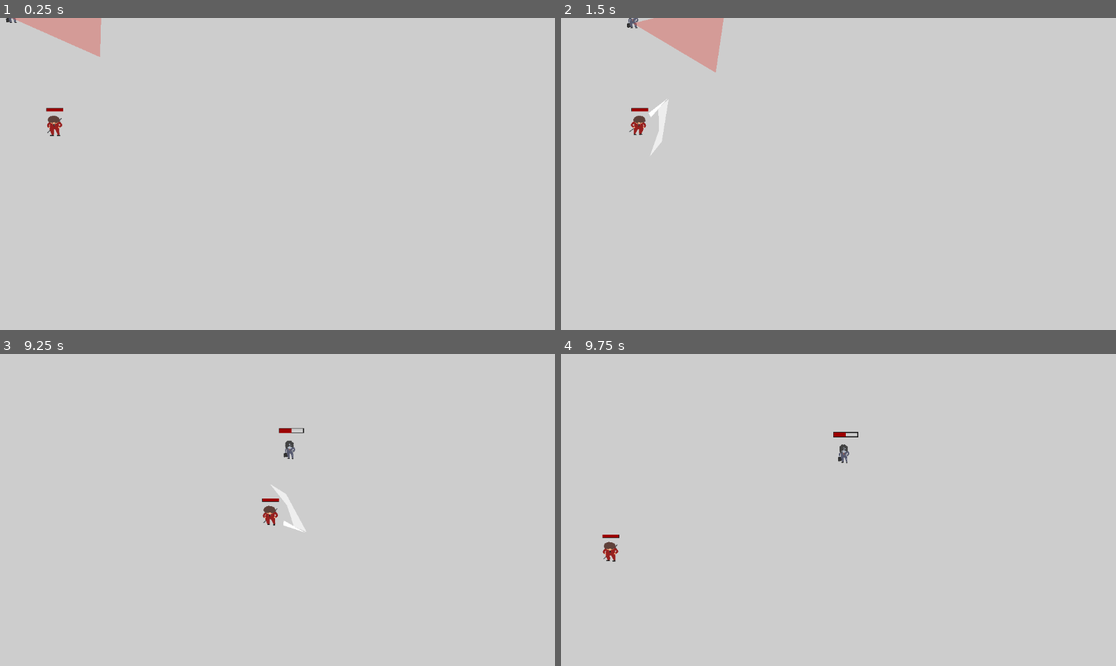
Above: before the commit, frames 1-4 (two rows, left to right).
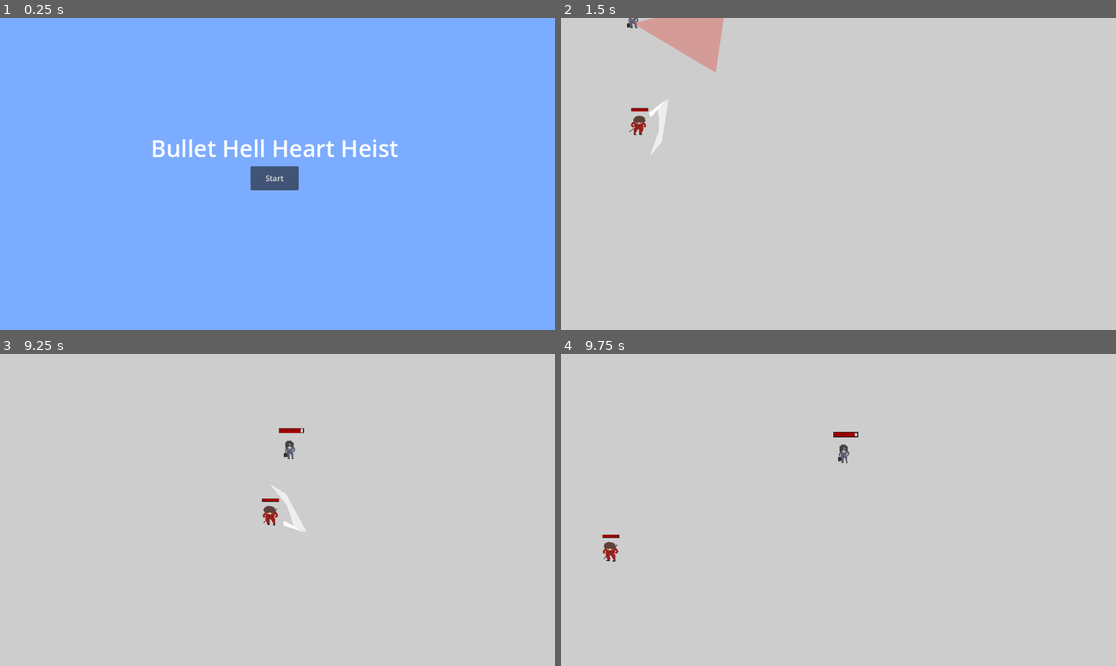
Above: after the commit, the same moments.

Repository: JoelDonnelly/MiniJam
Game: Godot game, scene res://Main.tscn
Same seed, same stepped clock (60 frames per second), same inputs: the game is played once before the commit and once after it.
Inputs (mouse positions are in pixels of both pictures, inside the frame that each line leads up to):
- Up to frame 1 (0.25 s): no input
- Up to frame 2 (1.5 s): click (832, 177) at 0.5 s, where only the run after the commit has a clickable "Start"; move the mouse to (960, 158) at 1.27 s; hold D (move_right) from 1.28 s (still down); click (960, 158) at 1.35 s
- Up to frame 3 (9.25 s): move the mouse to (166, 525) at 2.02 s; release D (move_right) at 2.03 s; hold S (move_down) 2.03-2.78 s; tap Space (ability_dash) every 1.5 s from 2.1 to 8.1 s; move the mouse to (333, 441) at 2.77 s; hold D (move_right) 2.78-3.53 s; click (333, 441) at 2.85 s; move the mouse to (249, 572) at 3.52 s; hold W (move_up) 3.53-4.28 s; move the mouse to (444, 556) at 4.27 s; hold A (move_left) 4.28-5.78 s; click (444, 556) at 4.35 s; move the mouse to (111, 463) at 5.02 s; move the mouse to (305, 510) at 5.77 s; hold S (move_down) 5.78-6.53 s; click (305, 510) at 5.85 s; move the mouse to (194, 432) at 6.52 s; hold D (move_right) 6.53-7.28 s; move the mouse to (399, 494) at 7.27 s; hold W (move_up) 7.28-8.03 s; click (399, 494) at 7.35 s; move the mouse to (166, 525) at 8.02 s; hold D (move_right) 8.03-8.78 s; move the mouse to (333, 441) at 8.77 s; hold S (move_down) from 8.78 s (still down); click (333, 441) at 8.85 s
- Up to frame 4 (9.75 s): move the mouse to (810, 572) at 9.52 s; release S (move_down) at 9.53 s; hold A (move_left) from 9.53 s (still down); tap Space (ability_dash) at 9.6 s

The runs differ from the first frame. In frame 1, 100% of the frame differs, in the area x 0-100%, y 0-100%; in frame 2, nothing differs; in frame 3, less than 0.1%; in frame 4, less than 0.1%.

Commit message:
working in main is bad

Diff:
--- a/Enemy/Enemy_base.tscn
+++ b/Enemy/Enemy_base.tscn
@@ -80,8 +80,8 @@
 
 [node name="HealthComponent" type="Node" parent="."]
 script = ExtResource("5_r5yr1")
-max_health = 10.0
-health = 10.0
+max_health = 40.0
+health = 40.0
 
 [node name="HitBox" type="Area2D" parent="." node_paths=PackedStringArray("hp")]
 collision_layer = 6
--- a/Main.gd
+++ b/Main.gd
@@ -16,6 +16,8 @@
 	$AudioBattle.volume_db = -80
 	$AudioBattle.play()
 
+	$AudioBackground
+
 func _process(delta):
 	if battleMusicActive:
 		$AudioBattle.volume_db = move_toward($AudioBattle.volume_db,-3,80*delta/battleMusicFadeInTime)
--- a/Main.tscn
+++ b/Main.tscn
@@ -20,8 +20,6 @@
 
 [node name="EnemyBase" parent="." node_paths=PackedStringArray("patrolPath") instance=ExtResource("1_1soms")]
 patrolPath = NodePath("../Path2D/PathFollow2D")
-chaseSpeed = 200.0
-patrolSpeed = 100.0
 
 [node name="Path2D" type="Path2D" parent="."]
 position = Vector2(99, 48)
@@ -50,7 +48,6 @@
 autoplay = true
 
 [node name="CanvasGroup" type="CanvasGroup" parent="."]
-visible = false
 
 [node name="Polygon2D" type="Polygon2D" parent="CanvasGroup"]
 color = Color(0.490196, 0.67451, 1, 1)
--- a/Player/player.gd
+++ b/Player/player.gd
@@ -72,7 +72,6 @@
 	if velocity.length() == 0:
 		$AnimatedSprite2D.play("IdleFront")
 	else:
-		print(velocity.angle())
 		if (velocity.angle() > -PI/3) && (velocity.angle() < PI/3):
 			$AnimatedSprite2D.play("walkRight")
 		elif (velocity.angle() > PI/3) && (velocity.angle() < 2*PI/3):
